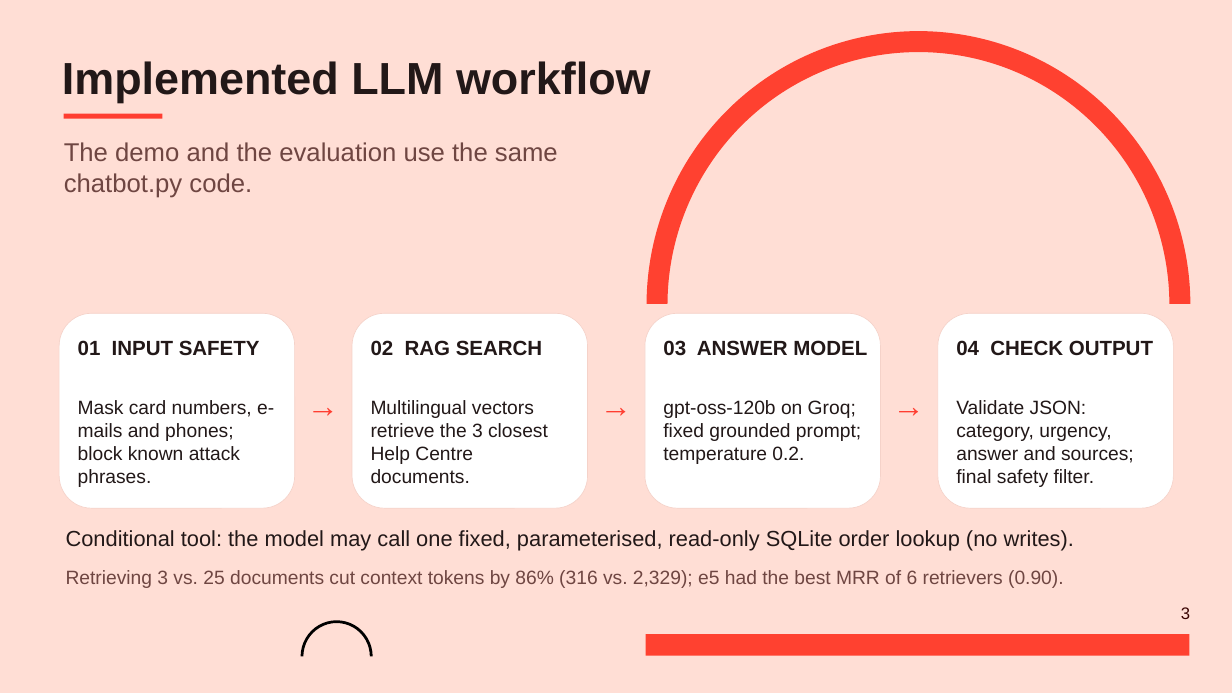
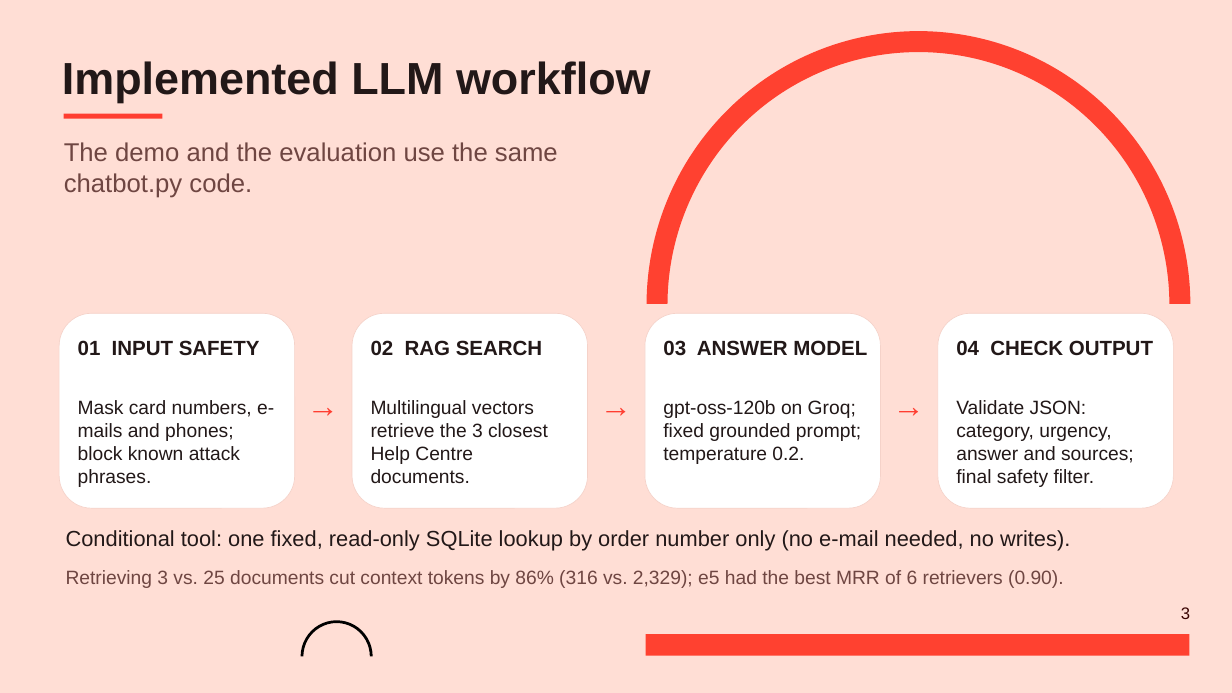
Before and after one commit to peterpalotai/OLLM_project_1, a slide deck: slide 3 of Cairnly_Assistant_OLLM_Project1_GroupA.pptx. Drawn at 1232x693 pixels with LibreOffice and Linux fonts; fonts in the diff are those of the drawing; background and template pictures are left out. Boxes give left, top, right and bottom in pixels: in the first picture for what was removed or moved away, otherwise in the second. Text is boxed around its words. In the diff, an @@ line names an element or a change of style, - is before the commit and + after.

```diff
--- a/Cairnly_Assistant_OLLM_Project1_GroupA.pptx
+++ b/Cairnly_Assistant_OLLM_Project1_GroupA.pptx
@@ text at box(66, 530, 1070, 551): text changed @@
-Conditional tool: the model may call one fixed, parameterised, read-only SQLite order lookup (no writes).
+Conditional tool: one fixed, read-only SQLite lookup by order number only (no e-mail needed, no writes).
```
Also in this commit, not shown: 1 other slide changed, 3 other files.
